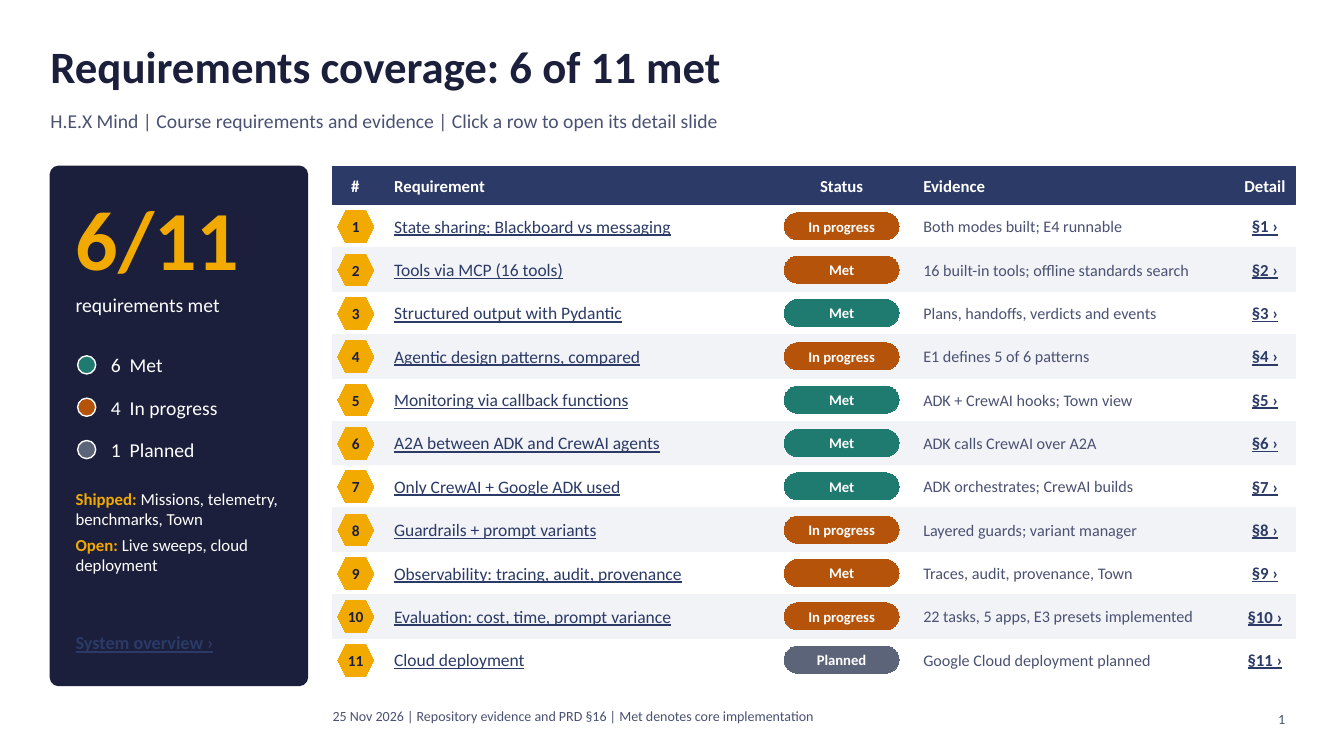
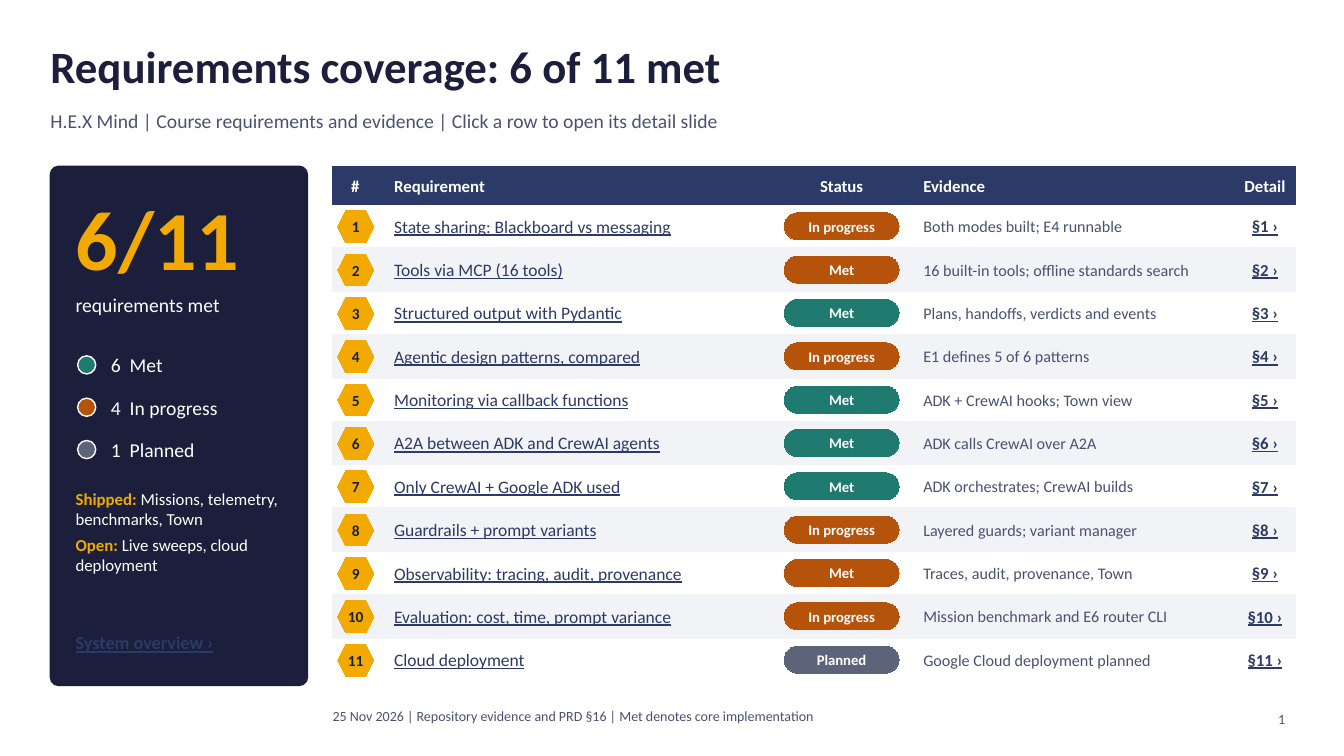
Before and after one commit to Cykikz/HEX, a slide deck: slide 1 of HEX_Mind_Requirements_Coverage_v2.pptx. Drawn at 1344x756 pixels with LibreOffice and Linux fonts; fonts in the diff are those of the drawing. Boxes give left, top, right and bottom in pixels: in the first picture for what was removed or moved away, otherwise in the second. Text is boxed around its words. In the diff, an @@ line names an element or a change of style, - is before the commit and + after.

Commit message:
Implement the E6 router baseline and comparison

```diff
--- a/HEX_Mind_Requirements_Coverage_v2.pptx
+++ b/HEX_Mind_Requirements_Coverage_v2.pptx
@@ text at [923, 611, 1167, 622]: text changed @@
-22 tasks, 5 apps, E3 presets implemented
+Mission benchmark and E6 router CLI
```
Also in this commit, not shown: 1 other slide changed, 10 other files.
